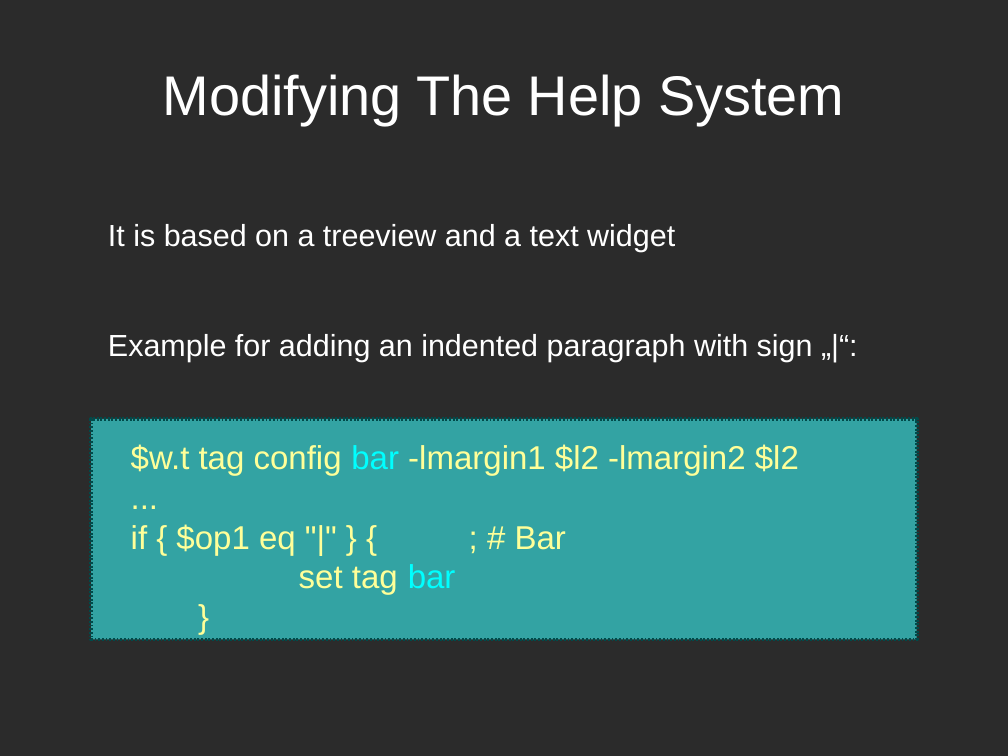
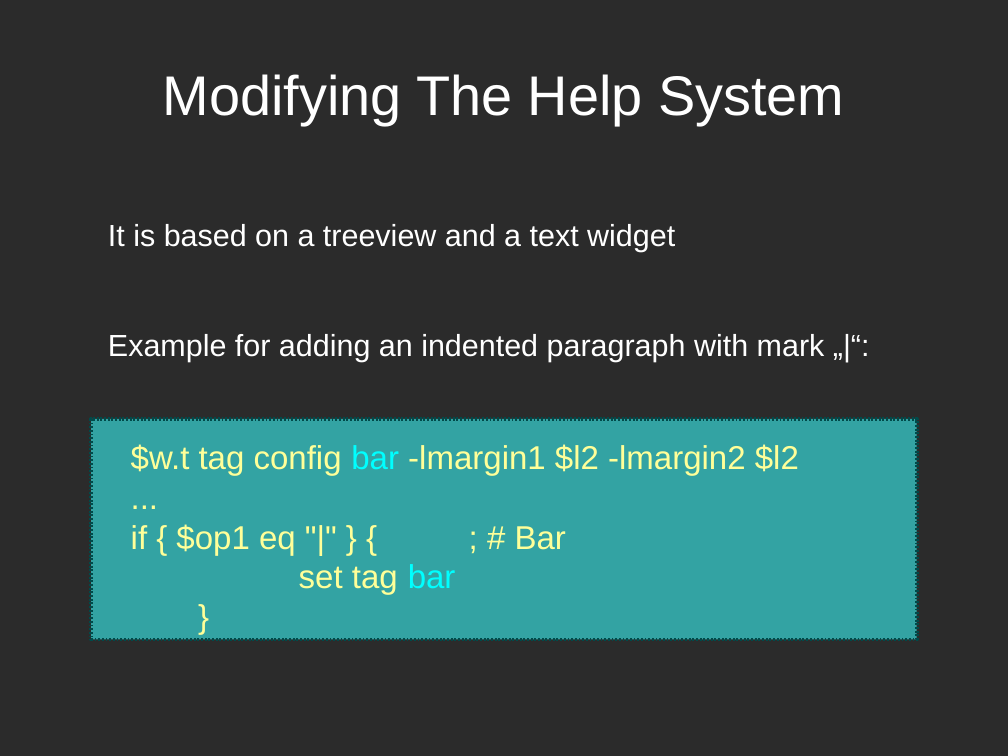
Before and after one commit to zdia/gorilla, a slide deck: slide 26 of EuroTcl 2012/PWgorila.odp. Drawn at 1008x756 pixels with LibreOffice and Linux fonts; fonts in the diff are those of the drawing; background and template pictures are left out; a plain dark background stands for a picture behind light text. Boxes give left, top, right and bottom in pixels: in the first picture for what was removed or moved away, otherwise in the second. Text is boxed around its words. In the diff, an @@ line names an element or a change of style, - is before the commit and + after.

```diff
--- a/EuroTcl 2012/PWgorila.odp
+++ b/EuroTcl 2012/PWgorila.odp
@@ text at [108, 334, 825, 362]: text changed @@
-Example for adding an indented paragraph with sign „|“:
+Example for adding an indented paragraph with mark „|“:
```
Also in this commit, not shown: 23 other slides changed, 11 slides added, 5 slides removed, 8 other files.
